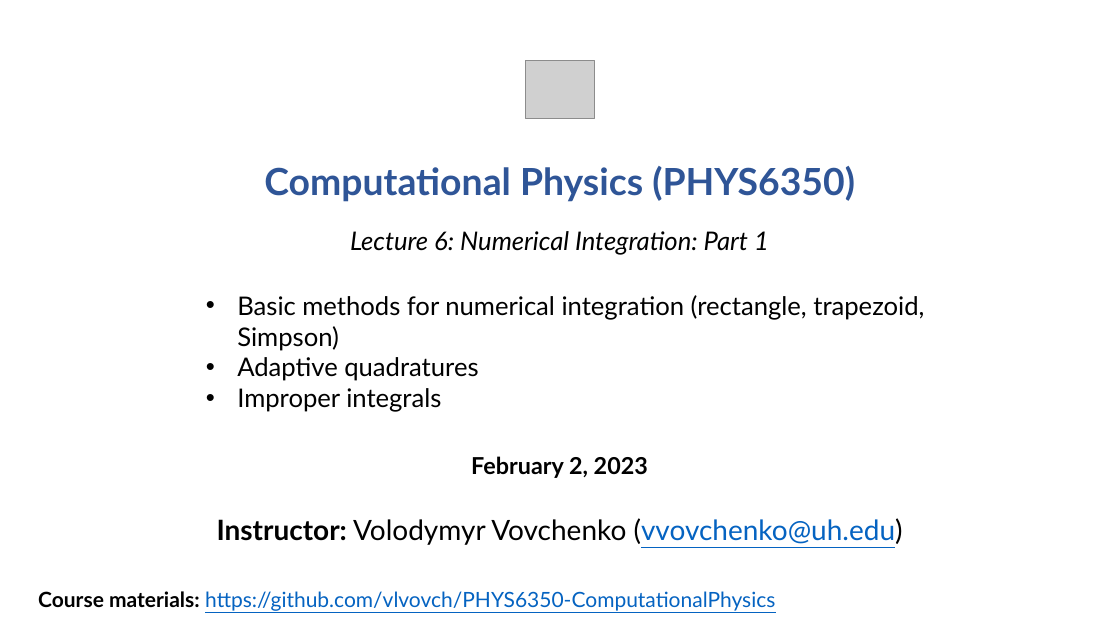
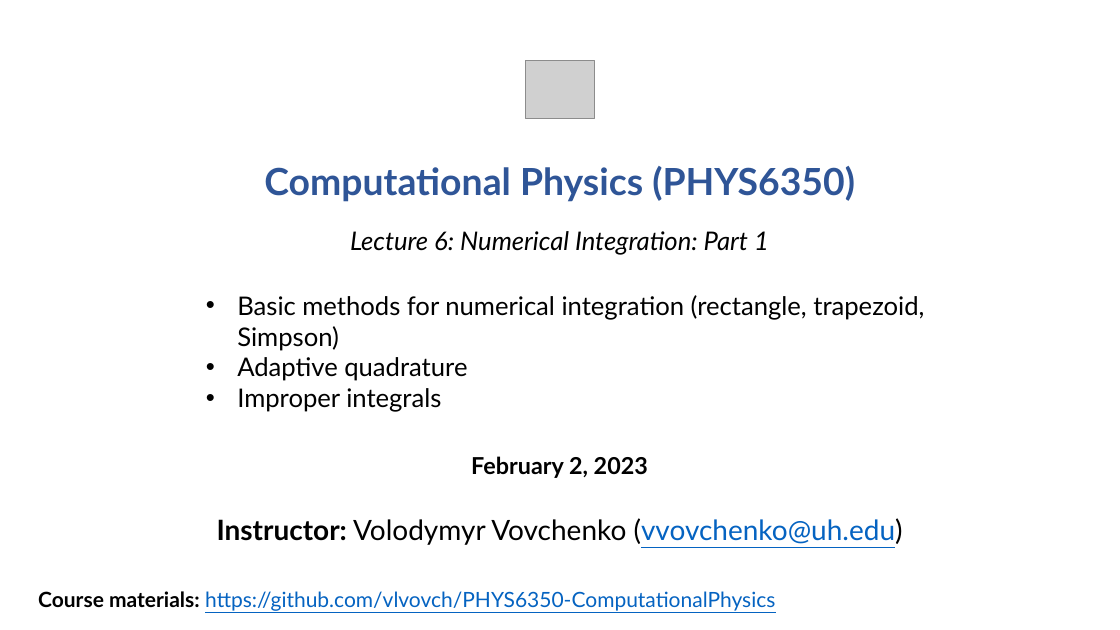
Before and after one commit to vlvovch/PHYS6350-ComputationalPhysics, a slide deck: slide 1 of lectures/Lecture6-01-31-23-NumericalIntegration.pptx. Drawn at 1120x630 pixels with LibreOffice and Linux fonts; fonts in the diff are those of the drawing; grey boxes stand for pictures. Boxes give left, top, right and bottom in pixels: in the first picture for what was removed or moved away, otherwise in the second. Text is boxed around its words. In the diff, an @@ line names an element or a change of style, - is before the commit and + after.

```diff
--- a/lectures/Lecture6-01-31-23-NumericalIntegration.pptx
+++ b/lectures/Lecture6-01-31-23-NumericalIntegration.pptx
@@ text at [237, 357, 467, 381]: text changed @@
-• Adaptive quadratures
+• Adaptive quadrature
```
Also in this commit, not shown: 8 other slides changed, 39 other files.
